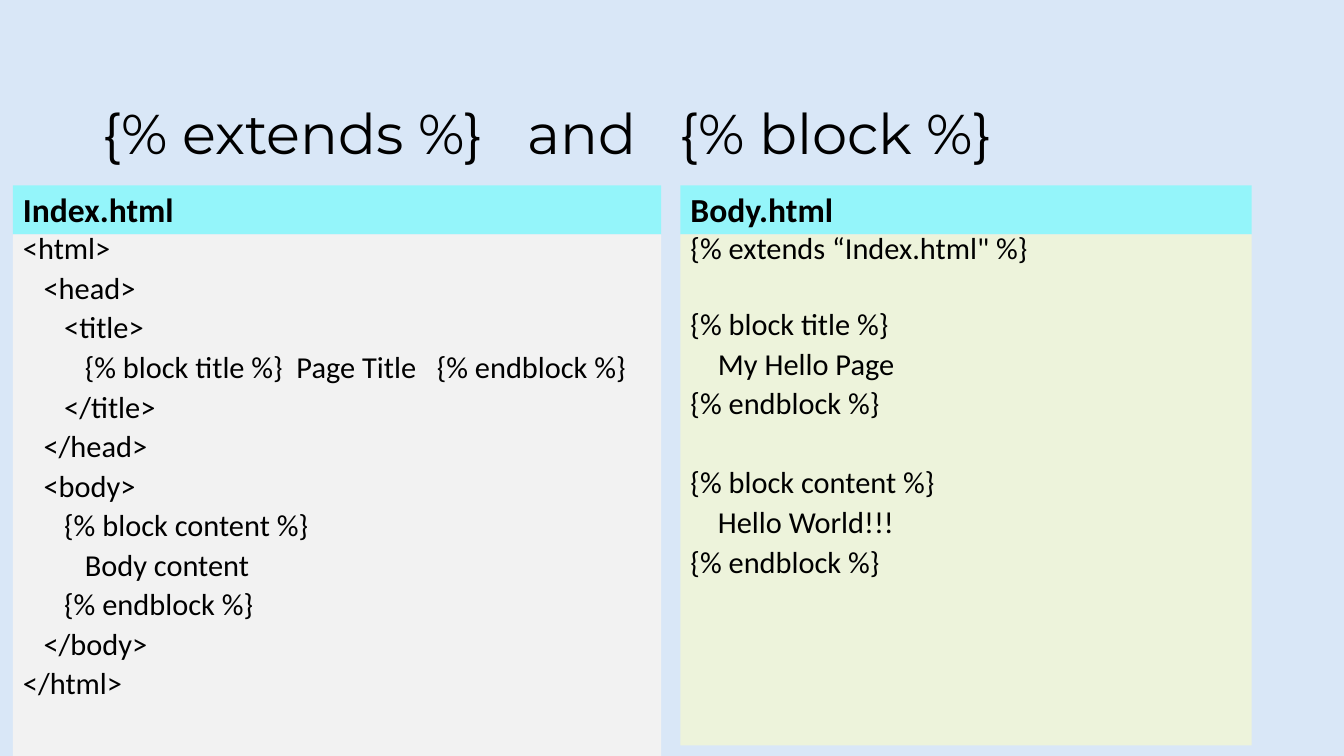
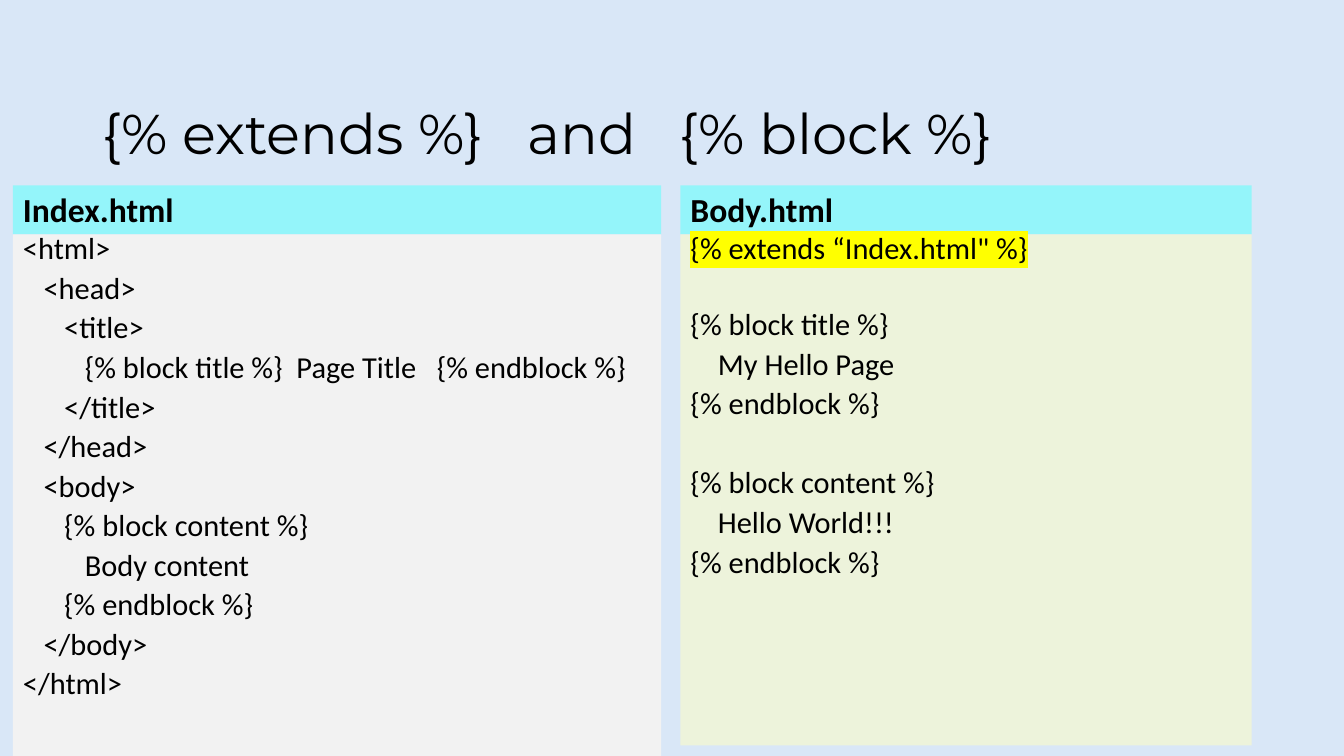
Before and after one commit to rafie-tarabay/BUE, a slide deck: slide 11 of django.pptx (slide 10 before the commit). Drawn at 1344x756 pixels with LibreOffice and Linux fonts; fonts in the diff are those of the drawing; background and template pictures are left out. Boxes give left, top, right and bottom in pixels: in the first picture for what was removed or moved away, otherwise in the second. Text is boxed around its words. In the diff, an @@ line names an element or a change of style, - is before the commit and + after.

```diff
--- a/django.pptx
+++ b/django.pptx
@@ text at (x1=729, y1=237, x2=989, y2=260): highlight none to #FFFF00 in "{% extends “Index.html" %}" @@
```
Also in this commit, not shown: 6 other slides changed, 10 slides added.
